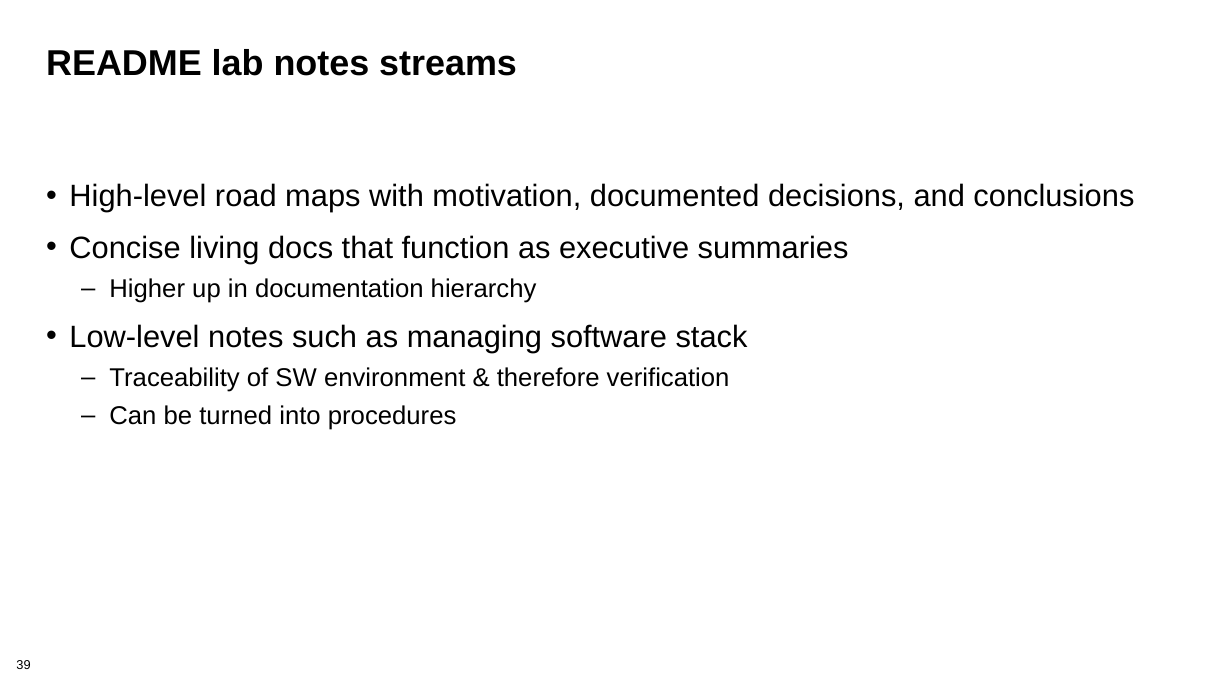
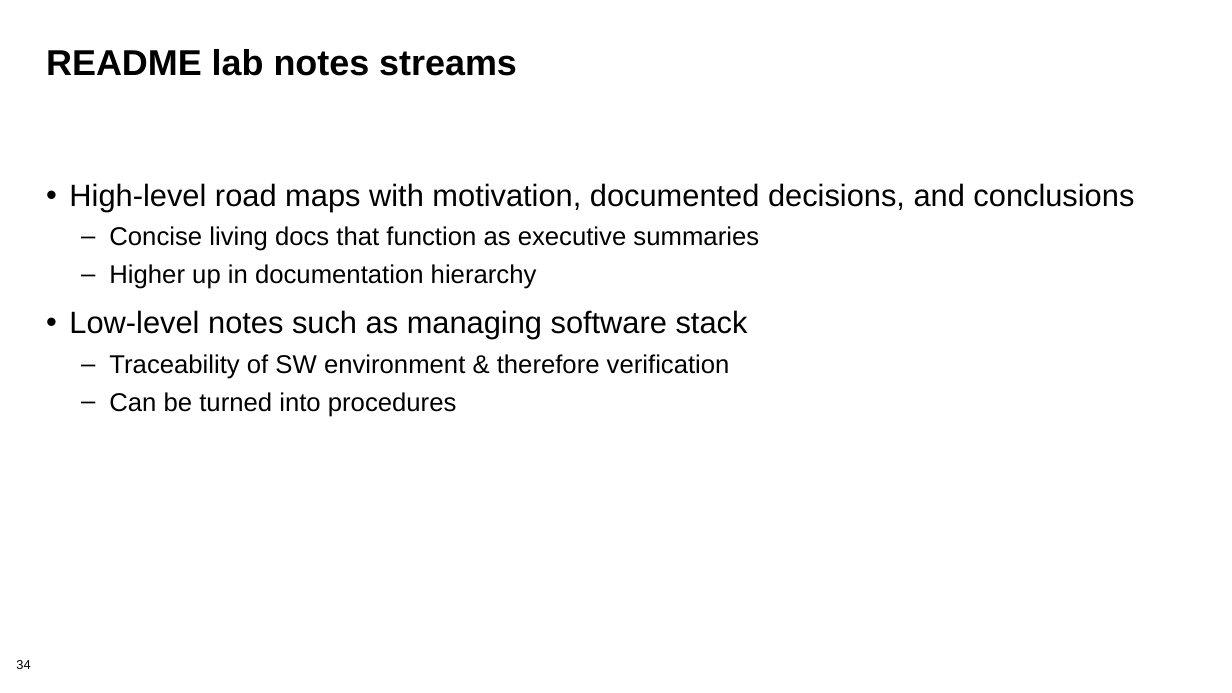
Before and after one commit to bssw-tutorial/presentations, a slide deck: slide 34 of repro-notebooks.pptx (slide 39 before the commit). Drawn at 1232x693 pixels with LibreOffice and Linux fonts; fonts in the diff are those of the drawing. Boxes give left, top, right and bottom in pixels: in the first picture for what was removed or moved away, otherwise in the second. Text is boxed around its words. In the diff, an @@ line names an element or a change of style, - is before the commit and + after.

```diff
--- a/repro-notebooks.pptx
+++ b/repro-notebooks.pptx
@@ text at bbox=[109, 226, 759, 251]: size 24 to 20 pt in "Concise living docs that function as executive ..."; bullet • to –; list level 1 to 2 in "Concise living docs that function ..." @@
@@ page number at bbox=[16, 660, 30, 669]: text changed @@
-39
+34
```
Also in this commit, not shown: 14 other slides changed, 5 slides removed.
